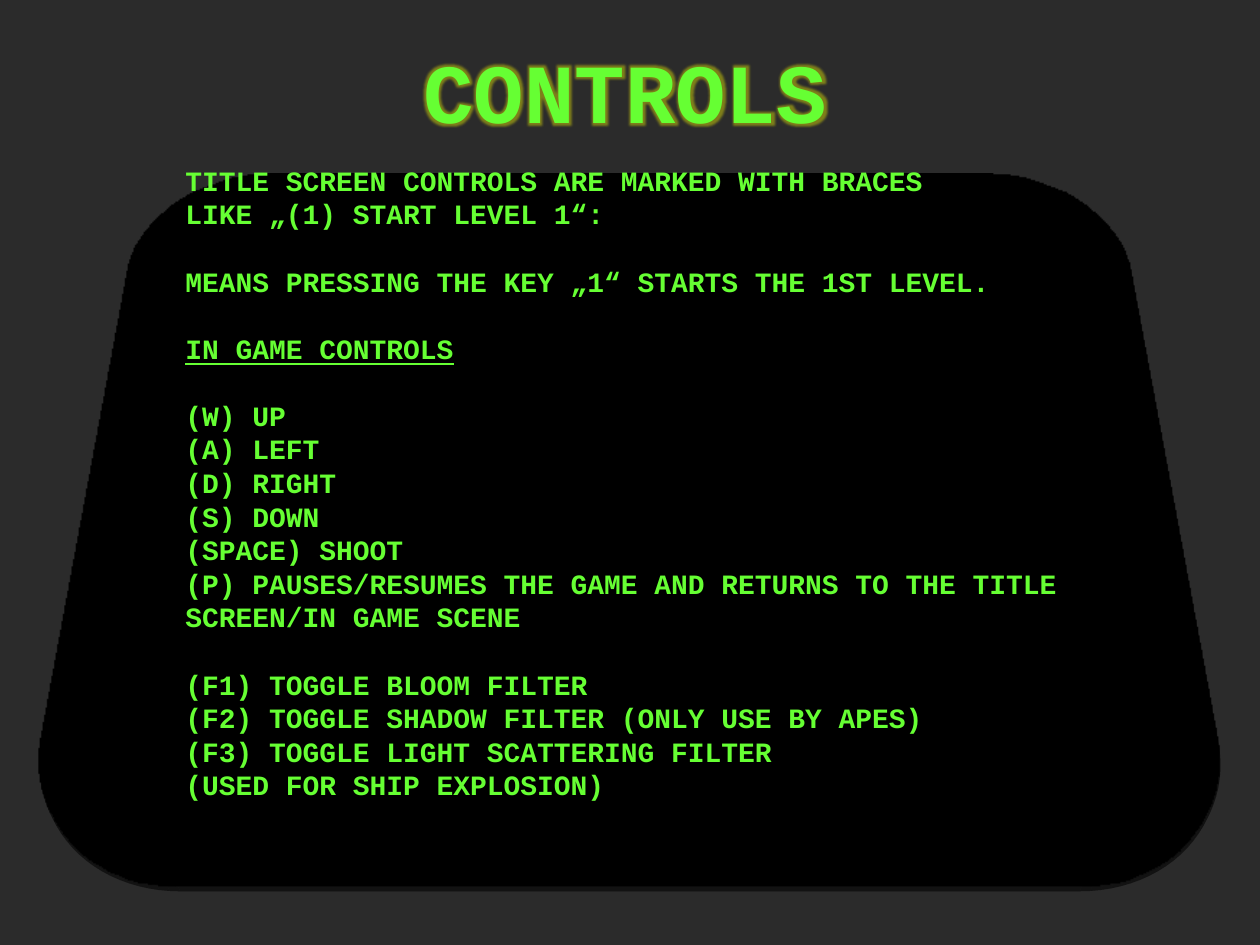
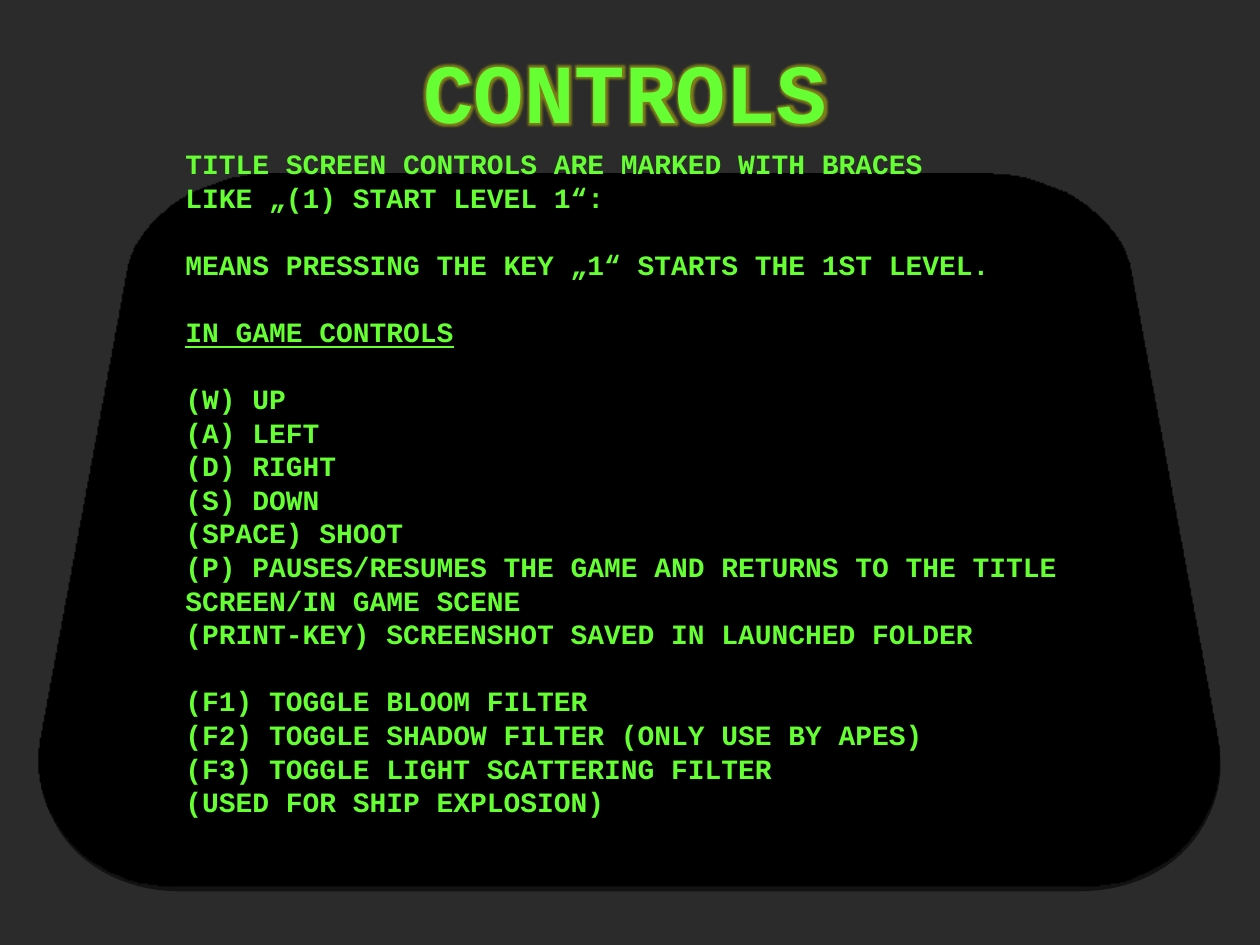
Before and after one commit to srad/SpaceBIT, a slide deck: slide 5 of handbook/SpaceBIT - Handbook.pptx. Drawn at 1260x945 pixels with LibreOffice and Linux fonts; fonts in the diff are those of the drawing; background and template pictures are left out; a plain dark background stands for a picture behind light text. Boxes give left, top, right and bottom in pixels: in the first picture for what was removed or moved away, otherwise in the second. Text is boxed around its words. In the diff, an @@ line names an element or a change of style, - is before the commit and + after.

Commit message:
* Moving design resources to the "resources" folder * Removing netbeans stuff * Adding prerendered lighting for planets and warp cores

```diff
--- a/handbook/SpaceBIT - Handbook.pptx
+++ b/handbook/SpaceBIT - Handbook.pptx
@@ text in rounded rectangle at [185, 624, 973, 650]: paragraph added @@
+(PRINT-KEY) SCREENSHOT SAVED IN LAUNCHED FOLDER
```
Also in this commit, not shown: 4 other slides changed, 53 other files.
